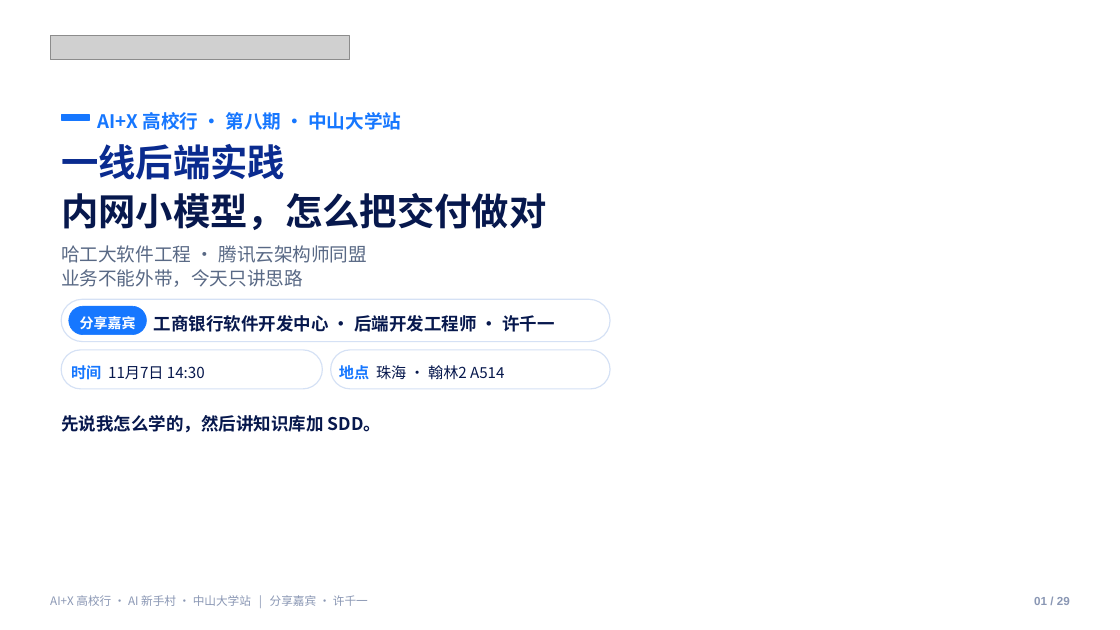
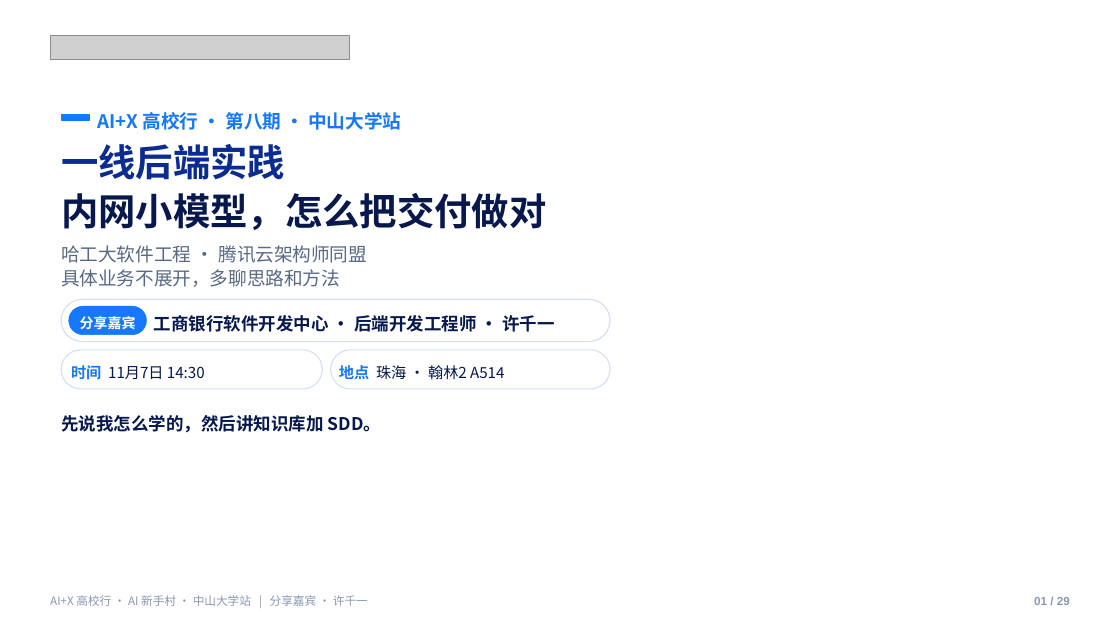
Before and after one commit to Frocir/aix-talk, a slide deck: slide 1 of aix-talk-26pages.pptx. Drawn at 1120x630 pixels with LibreOffice and Linux fonts; fonts in the diff are those of the drawing; grey boxes stand for pictures; background and template pictures are left out. Boxes give left, top, right and bottom in pixels: in the first picture for what was removed or moved away, otherwise in the second. Text is boxed around its words. In the diff, an @@ line names an element or a change of style, - is before the commit and + after.

```diff
--- a/aix-talk-26pages.pptx
+++ b/aix-talk-26pages.pptx
@@ text at (61, 269, 340, 287): text changed @@
-业务不能外带，今天只讲思路
+具体业务不展开，多聊思路和方法
```
Also in this commit, not shown: 2 other files.
